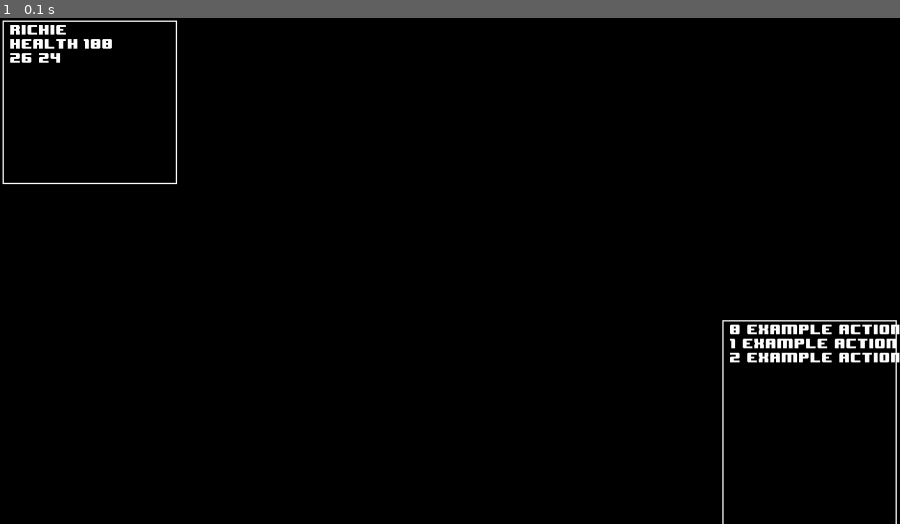
Above: before the commit, frame 1.
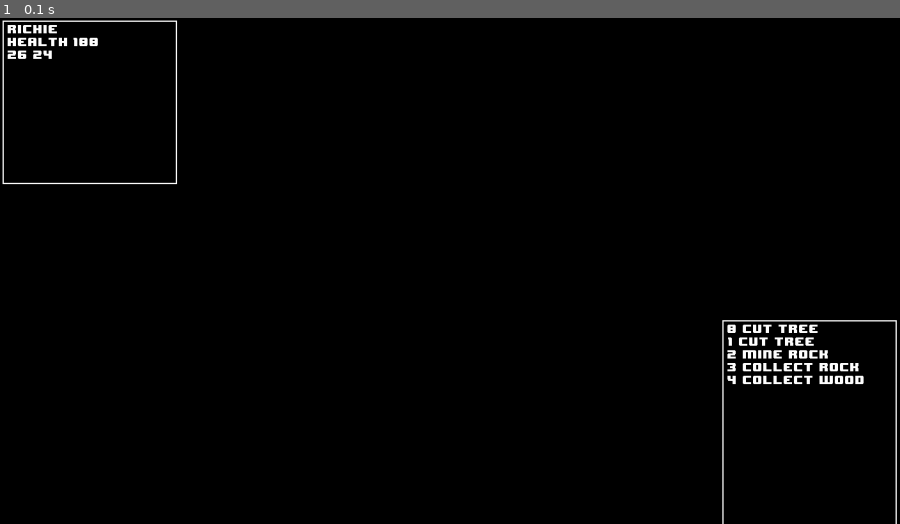
Above: after the commit, the same moment.

Repository: richpet9/pygame-tile-game
Game: pygame game, started from engine.py
The game is run twice, just before and just after one commit, with the same random seed, the same clock (stepped at 60 frames per second) and the same inputs.
Inputs:
- Up to frame 1 (0.1 s): no input

The runs differ from the first frame. In frame 1, 1.6% of the frame differs, in the area x 0-100%, y 1-73%.

Commit message:
documention for hud and enhancements

Diff:
--- a/engine.py
+++ b/engine.py
@@ -80,9 +80,11 @@
         # Update HUD
         self.player_info.update_all_player_info(self.player)
 
-        self.nearby_actions.add_action({"text": "Example Action"})
-        self.nearby_actions.add_action({"text": "Example Action"})
-        self.nearby_actions.add_action({"text": "Example Action"})
+        self.nearby_actions.add_action({"text": "CUT TREE"})
+        self.nearby_actions.add_action({"text": "CUT TREE"})
+        self.nearby_actions.add_action({"text": "MINE ROCK"})
+        self.nearby_actions.add_action({"text": "COLLECT ROCK"})
+        self.nearby_actions.add_action({"text": "COLLECT WOOD"})
 
         # DEBUG: Set the camera to (0, 0) (temporary)
         self.camera.set_cells((0, 0))
--- a/hud.py
+++ b/hud.py
@@ -19,7 +19,7 @@
         self.surface = pygame.surface.Surface((width, height))
         self.surface_width = width
         self.surface_height = height
-        self.font_size = 18
+        self.font_size = 16
         self.font = pygame.font.Font(
             "resources/8-BIT-WONDER.ttf", self.font_size, bold=False, italic=False)
 
@@ -71,14 +71,13 @@
                 False,
                 WHITE)
 
-            y_val = (key * (self.font.get_linesize() +
-                            LINE_SPACING)) + (BORDER_WIDTH * 4)
-            self.surface.blit(
-                rendered_string, (16, y_val))
+            y_val = (key *
+                     (self.font.get_linesize() + LINE_SPACING)) + (BORDER_WIDTH * 4)
+            self.surface.blit(rendered_string, (BORDER_WIDTH * 6, y_val))
 
         # Blit this hud's surface to the main hud surface
-        surface_hud.blit(
-            self.surface, ((DISPLAY_WIDTH * 4) // 5, (DISPLAY_WIDTH // 3)))
+        surface_hud.blit(self.surface,
+                         ((DISPLAY_WIDTH * 4) // 5, (DISPLAY_WIDTH // 3)))
 
 
 class hud_PlayerInfo(_hud):
@@ -120,16 +119,22 @@
         '''
         Draw the hud to the specific surface
         '''
+
+        # Clear the hud surface
         self.surface.fill(BLACK)
 
+        # Draw a border
         self.draw_border()
 
-        self.surface.blit(self.name, (16, BORDER_WIDTH * 4))
-        self.surface.blit(self.health, (16,
+        # Blit the name
+        self.surface.blit(self.name, (BORDER_WIDTH * 6, BORDER_WIDTH * 4))
+        # Blit the health bar
+        self.surface.blit(self.health, (BORDER_WIDTH * 6,
                                         self.font.get_linesize() +
                                         LINE_SPACING +
                                         (BORDER_WIDTH * 4)))
-        self.surface.blit(self.location, (16,
+        # Blit the location info
+        self.surface.blit(self.location, (BORDER_WIDTH * 6,
                                           2 * self.font.get_linesize() +
                                           2 * LINE_SPACING +
                                           (BORDER_WIDTH * 4)))
